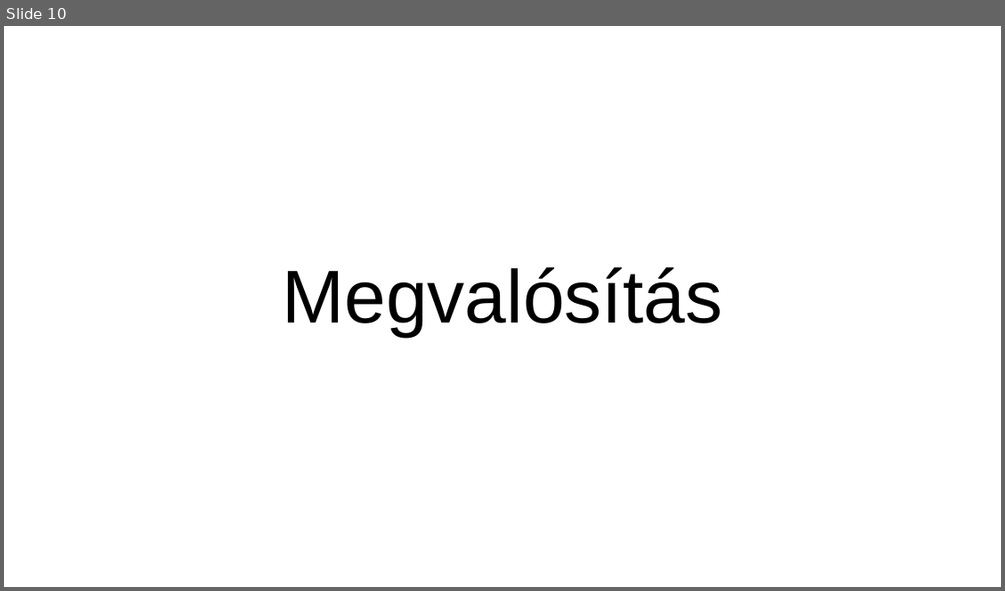
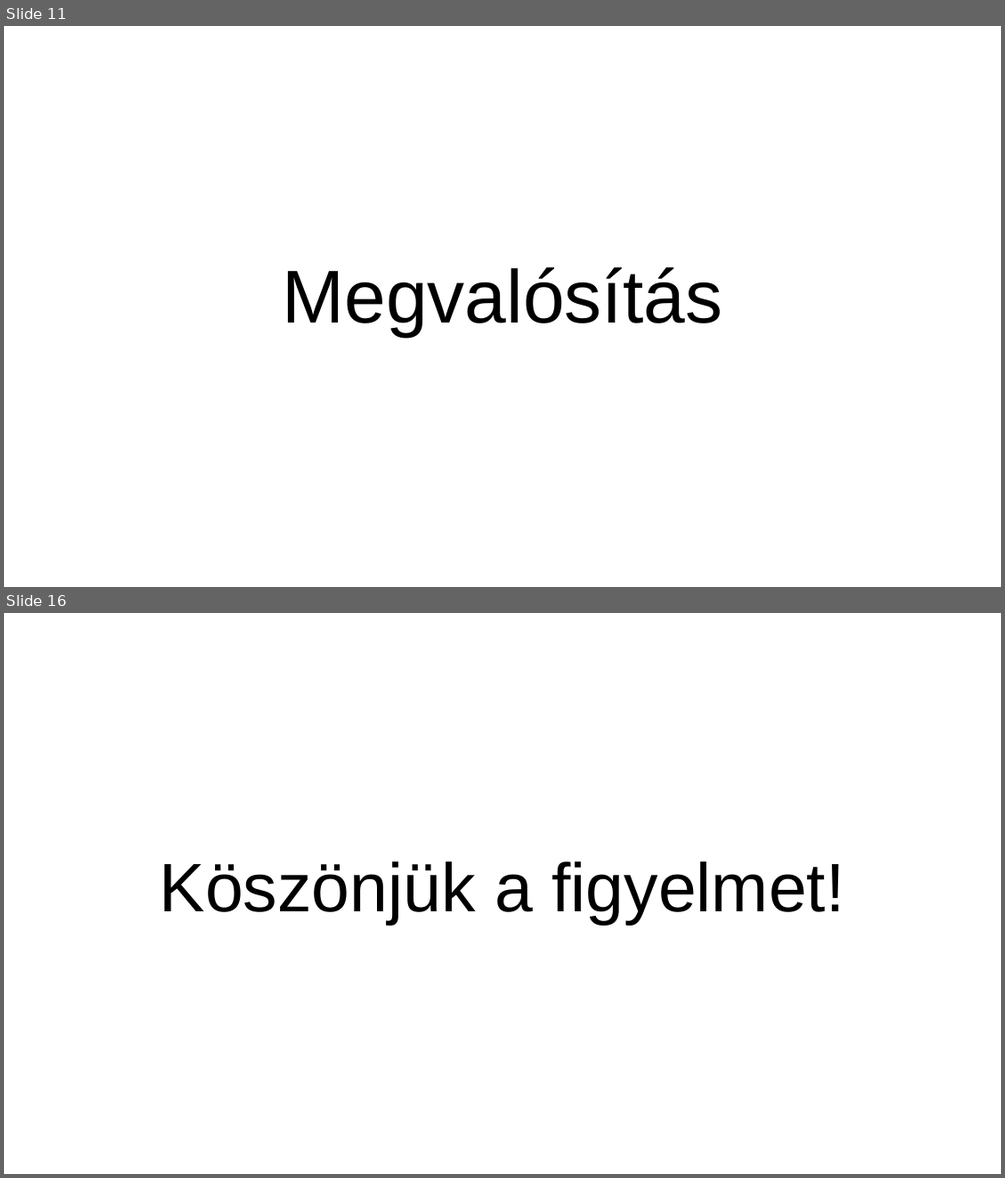
Before and after one commit to verbence/webes-projekt, a slide deck: PPT/tztpvb_barkacs.pptx. Shown one above the other, each under a label of ours: slide 10 before the commit, slides 11 and 16 after it; the slides between them are not shown. The pictures are 1005x591 and 1005x1178 pixels, drawn with LibreOffice and Linux fonts; fonts in the diff are those of the drawing. Boxes give left, top, right and bottom in pixels: in the first picture for what was removed or moved away, otherwise in the second. Text is boxed around its words. In the diff, an @@ line names an element or a change of style, - is before the commit and + after.

```diff
--- a/PPT/tztpvb_barkacs.pptx
+++ b/PPT/tztpvb_barkacs.pptx
@@ slide 16 added at (x1=4, y1=613, x2=1001, y2=1174), background #FFFFFF @@
@@ title added at (x1=160, y1=861, x2=844, y2=925), 66 pt, text #000000 @@
+Köszönjük a figyelmet!
@@ what was slide 10 is now slide 11 @@
```
Also in this commit, not shown: 4 slides changed, 5 other slides added, 5 slides removed.
